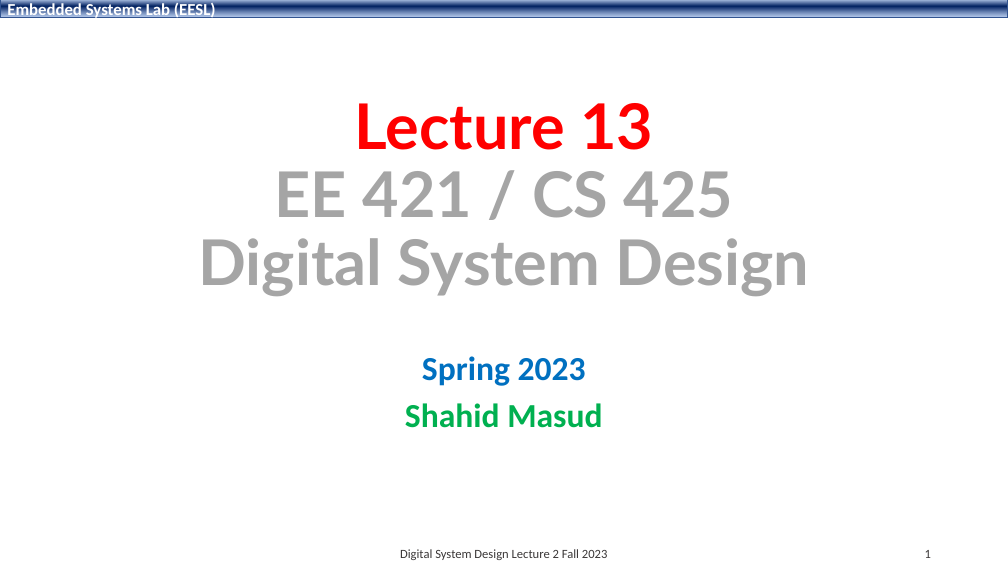
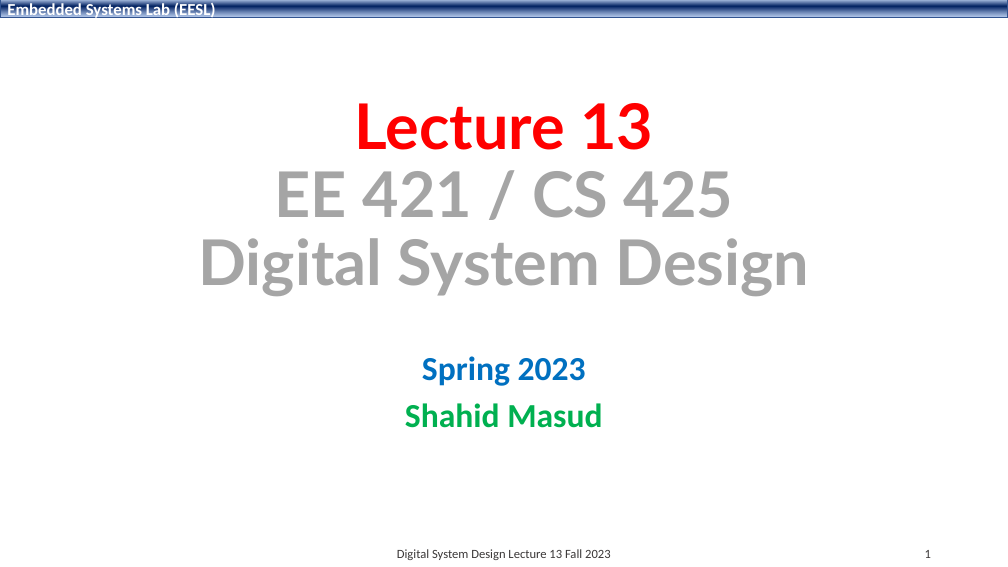
Before and after one commit to shahidmasud/shahidmasud.github.io, a slide deck: slide 1 of DSD_Lec13_Fall2023.ppsx. Drawn at 1008x567 pixels with LibreOffice and Linux fonts; fonts in the diff are those of the drawing; background and template pictures are left out. Boxes give left, top, right and bottom in pixels: in the first picture for what was removed or moved away, otherwise in the second. Text is boxed around its words. In the diff, an @@ line names an element or a change of style, - is before the commit and + after.

```diff
--- a/DSD_Lec13_Fall2023.ppsx
+++ b/DSD_Lec13_Fall2023.ppsx
@@ text at bbox=[397, 549, 610, 560]: text changed @@
-Digital System Design Lecture 2 Fall 2023
+Digital System Design Lecture 13 Fall 2023
```
Also in this commit, not shown: 21 other slides changed, 11 other files.
